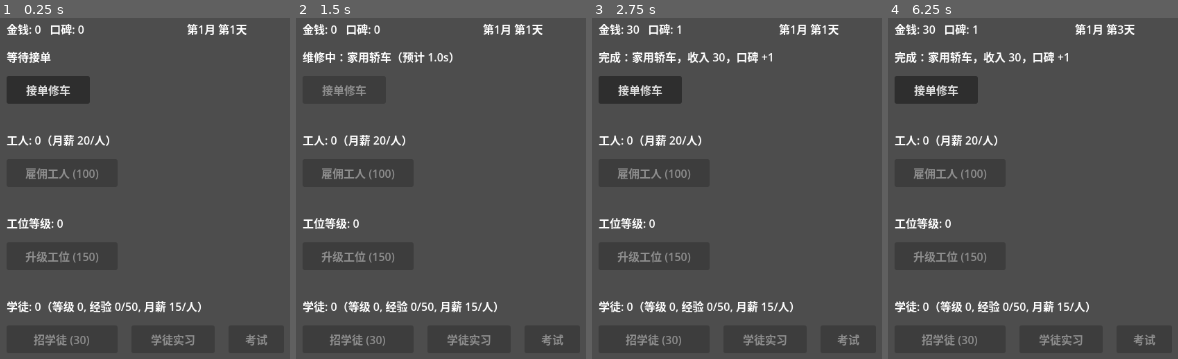
Above: before the commit, frames 1-4 (left to right).
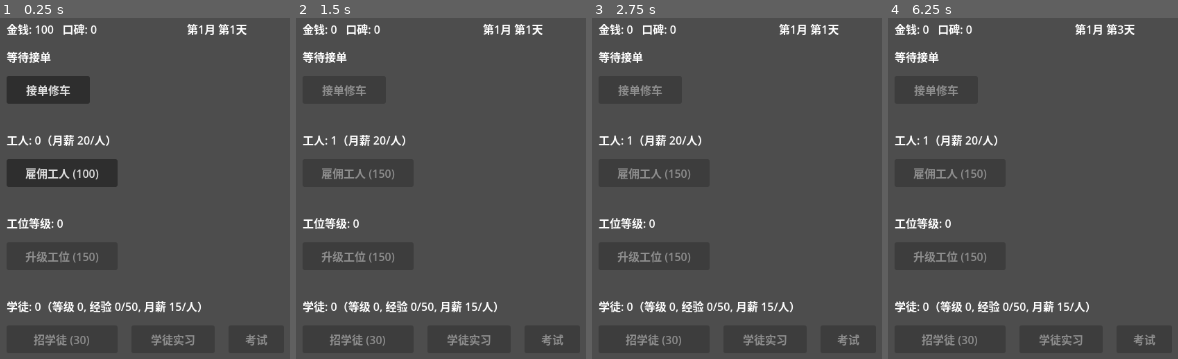
Above: after the commit, the same moments.

Repository: XinLiucc/cocos-game-project
Game: Godot game, scene res://scenes/Main.tscn
The game is run twice, just before and just after one commit, with the same random seed, the same clock (stepped at 60 frames per second) and the same inputs.
Inputs (mouse positions are in pixels of both pictures, inside the frame that each line leads up to):
- Up to frame 1 (0.25 s): no input
- Up to frame 2 (1.5 s): click "接单修车" at 0.5 s; click (356, 171) at 1.25 s, where only the run after the commit has a clickable "雇佣工人 (100)"
- Up to frame 3 (2.75 s): tap Enter at 2 s; move the mouse to (outside the picture) at 2.02 s; hold D from 2.03 s (still down); tap B at 2.1 s; click (outside the picture) at 2.17 s; tap Space at 2.27 s
- Up to frame 4 (6.25 s): release D at 2.75 s; tap Space at 2.75, 4.25, 5.27, 5.75 s; drag from (1093, 226) to (outside the picture) at 2.77 s; tap Enter at 3.5, 5 s; move the mouse to (outside the picture) at 3.52 s; hold D 3.53-4.25 s; tap E at 3.6 s; drag from (outside the picture) to (1012, 137) at 4.27 s; move the mouse to (outside the picture) at 5.02 s; hold A 5.03-5.75 s; tap G at 5.1 s; drag from (1012, 137) to (1131, 89) at 5.77 s

The runs differ from the first frame. In frame 1, 0.7% of the frame differs, in the area x 8-34%, y 1-48%; in frame 2, 1.0%; in frame 3, 1.7%, in the area x 2-63%, y 1-47%; in frame 4, 1.7%.
Error after the commit: Invalid call. Nonexistent function 'repair_time_multiplier' in base 'Node (GameState.gd)'. (res://scripts/Main.gd:69)

Commit message:
Decouple worker count from repair station capacity
Facility upgrades now determine station_count() (concurrent job
capacity) independently from worker_count (headcount). Removed
repair_time_multiplier/WORKER_SPEED_BONUS since the 'more workers
speed up one job' assumption no longer holds under concurrent
per-worker jobs. Added STARTING_MONEY so a fresh save can afford
its first hire instead of soft-locking with no way to earn money.

Diff:
--- a/car_repair_shop/scripts/GameState.gd
+++ b/car_repair_shop/scripts/GameState.gd
@@ -10,16 +10,19 @@
 signal apprentice_level_changed(new_level: int)
 signal apprentice_xp_changed(new_xp: int)
 
-# 占位数值：招人机制还没细化，这里先用一个简单的递增费用 + 固定加速效果代替
+# 占位数值：招人机制还没细化，这里先用一个简单的递增费用代替
 const BASE_HIRE_COST := 100
 const HIRE_COST_STEP := 50
-const WORKER_SPEED_BONUS := 0.1
 const WORKER_SALARY_PER_HEAD := 20
 
-# 占位数值：设施升级机制也没细化，先用递增费用 + 固定收入加成代替，跟招人是独立的两条杠杆
+# 占位数值：设施升级机制也没细化，先用递增费用 + 固定收入加成代替
+# 2026-08-06：设施升级还决定"工位数"（同时能干活的人数上限），worker_count 只是员工总数，
+# 两者解耦——员工可以比工位多（备用），但同时干活人数被工位卡住
 const BASE_UPGRADE_COST := 150
 const UPGRADE_COST_STEP := 100
 const FACILITY_PAYOUT_BONUS := 0.15
+const BASE_STATION_COUNT := 1
+const STATION_PER_FACILITY_LEVEL := 1
 
 # 占位数值：一天等于多少秒，开发阶段调短方便测试，正式数值以后再定
 const DAYS_PER_MONTH := 30
@@ -34,7 +37,9 @@
 const APPRENTICE_XP_BASE := 50
 const APPRENTICE_XP_LEVEL_STEP := 20
 
-var money: int = 0
+const STARTING_MONEY := 100
+
+var money: int = STARTING_MONEY
 var reputation: int = 0
 var worker_count: int = 0
 var facility_level: int = 0
@@ -98,10 +103,6 @@
 	return true
 
 
-func repair_time_multiplier() -> float:
-	return 1.0 / (1.0 + WORKER_SPEED_BONUS * worker_count)
-
-
 func next_upgrade_cost() -> int:
 	return BASE_UPGRADE_COST + UPGRADE_COST_STEP * facility_level
 
@@ -119,6 +120,10 @@
 
 func payout_multiplier() -> float:
 	return 1.0 + FACILITY_PAYOUT_BONUS * facility_level
+
+
+func station_count() -> int:
+	return BASE_STATION_COUNT + STATION_PER_FACILITY_LEVEL * facility_level
 
 
 func next_apprentice_hire_cost() -> int:
